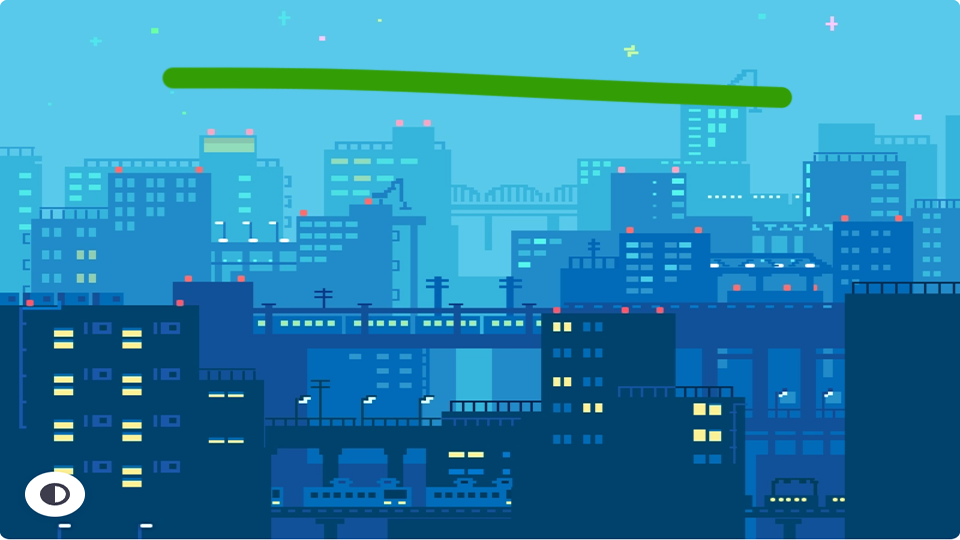
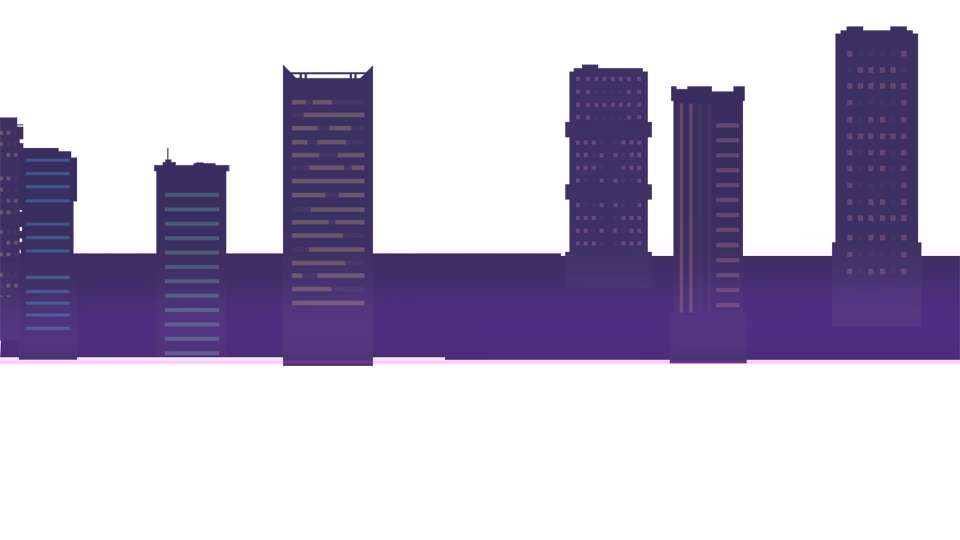
Layer changes from the first 960px x 540px image to the second:
added layer "已插入图像" above "图层 0" over [0, 26, 960, 366]
